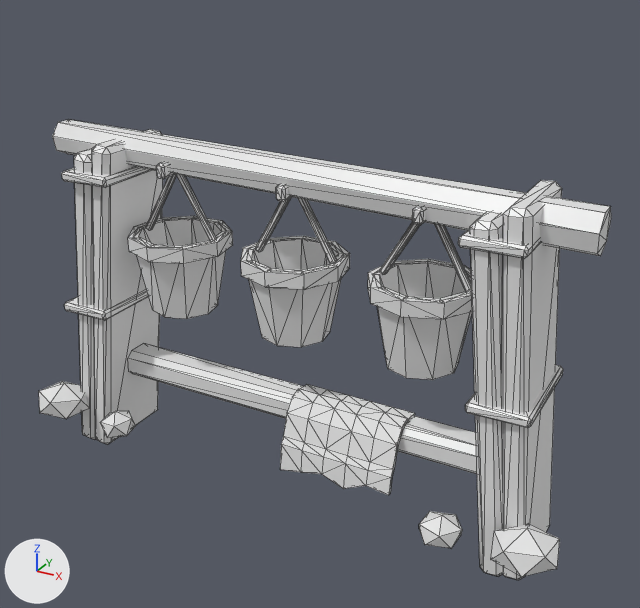
Two versions of the OBJ model assets/variants/stow_rail_remodel2_a.obj, one commit apart.
Camera for both pictures: a 50 mm lens placed at (1.35, -2.29, 1.73), pointed at (0.1, -0.01, 0.59). Every picture has the same lights, and +X, +Y and +Z are marked at lower left. The picture after the commit comes second. Mesh edges are drawn as thin lines. Where no turn or scale is listed for an object, it has been applied to the vertices.

Names of what the first picture shows: 'stow_rail_remodel2_a'.
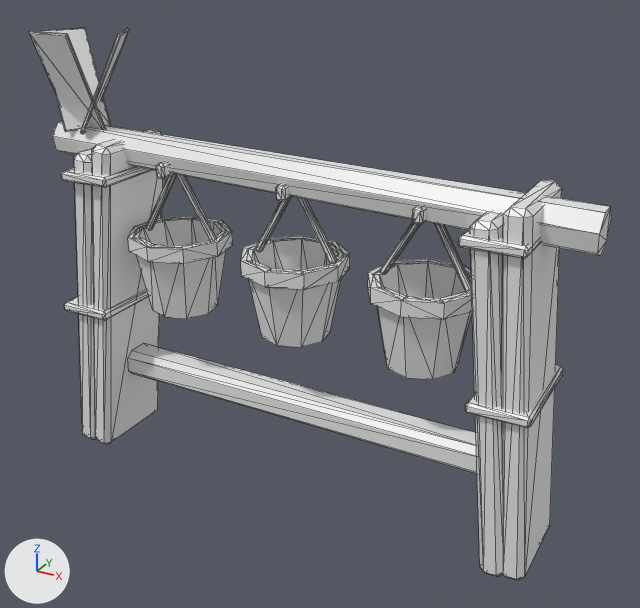
Changed parts and their boxes [x1, y1, x2, y2] in the pictures (640 x 608 px):
'stow_rail_remodel2_a', reshaped (20% taller): before [39, 120, 611, 580]; after [29, 28, 611, 580]
part 1 of me_stow_rail_remodel2_a, added: after [29, 31, 105, 129]
part 2 of me_stow_rail_remodel2_a, added: after [80, 28, 129, 134]
part 3 of me_stow_rail_remodel2_a, added: after [40, 28, 111, 132]
part 4 of me_stow_rail_remodel2_a, deleted: before [280, 384, 415, 495]
part 5 of me_stow_rail_remodel2_a, deleted: before [419, 511, 462, 548]
part 6 of me_stow_rail_remodel2_a, deleted: before [39, 381, 89, 419]
part 7 of me_stow_rail_remodel2_a, deleted: before [491, 523, 560, 577]
part 8 of me_stow_rail_remodel2_a, deleted: before [100, 411, 136, 438]

What changed in the scene script:
```text
Change me_stow_rail_remodel2_a:
    used by ob_stow_rail_remodel2_a; location = (0.0, 0.0, 0.0)
    remove me_stow_rail_remodel2_a.from_pydata(...)  # 806 vertices, 1516 faces; spans x -0.98..0.97, y -0.3..0.18, z -0.13..1.07
    add me_stow_rail_remodel2_a.from_pydata(...)  # 734 vertices, 1380 faces; spans x -1.02..0.94, y -0.19..0.18, z -0.13..1.39
    me_stow_rail_remodel2_a part 1: a new loose piece of 24 vertices spanning x -0.9..-0.74, y -0.14..0.0, z 1.05..1.39, in mat_hide (white #e7e7e7)
    me_stow_rail_remodel2_a part 2: a new loose piece of 24 vertices spanning x -0.87..-0.64, y -0.07..0.15, z 1.05..1.38, in mat_hide (white #e7e7e7)
    me_stow_rail_remodel2_a part 3: a new loose piece of 24 vertices spanning x -1.02..-0.78, y -0.07..0.16, z 1.05..1.36, in mat_hide (white #e7e7e7)
    me_stow_rail_remodel2_a part 4: the loose piece of 96 vertices spanning x 0.02..0.42, y -0.14..0.04, z 0.02..0.27 is deleted
    me_stow_rail_remodel2_a part 5: the loose piece of 12 vertices spanning x 0.56..0.69, y -0.28..-0.16, z 0.0..0.1 is deleted
    me_stow_rail_remodel2_a part 6: the loose piece of 12 vertices spanning x -0.98..-0.8, y -0.29..-0.11, z 0.0..0.14 is deleted
    me_stow_rail_remodel2_a part 7: the loose piece of 12 vertices spanning x 0.78..0.97, y -0.3..-0.12, z -0.01..0.13 is deleted
    me_stow_rail_remodel2_a part 8: the loose piece of 12 vertices spanning x -0.67..-0.55, y -0.28..-0.16, z 0.0..0.1 is deleted
    remove me_stow_rail_remodel2_a.materials.append(mat_stone)  # white #e7e7e7
```
